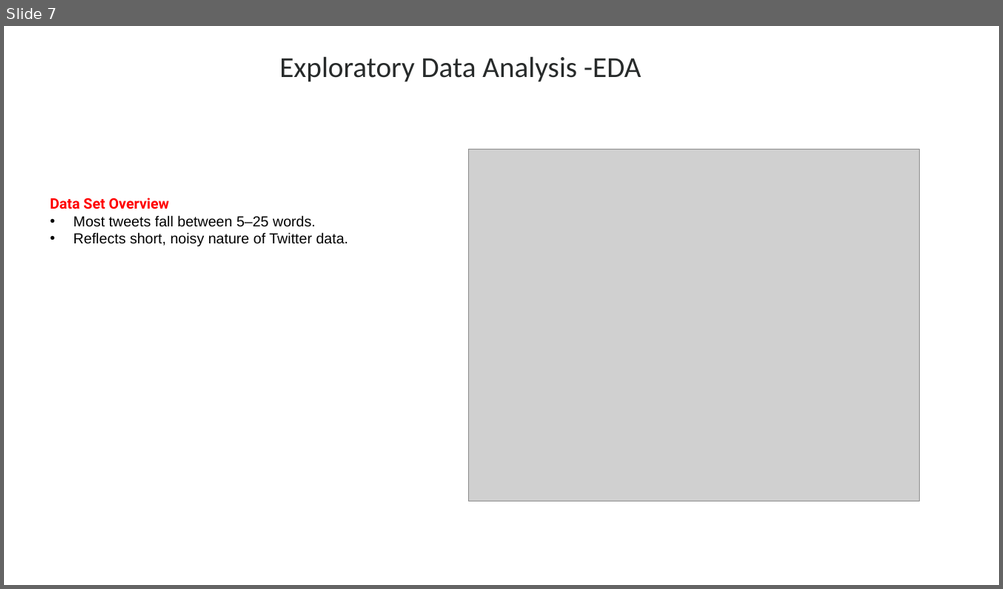
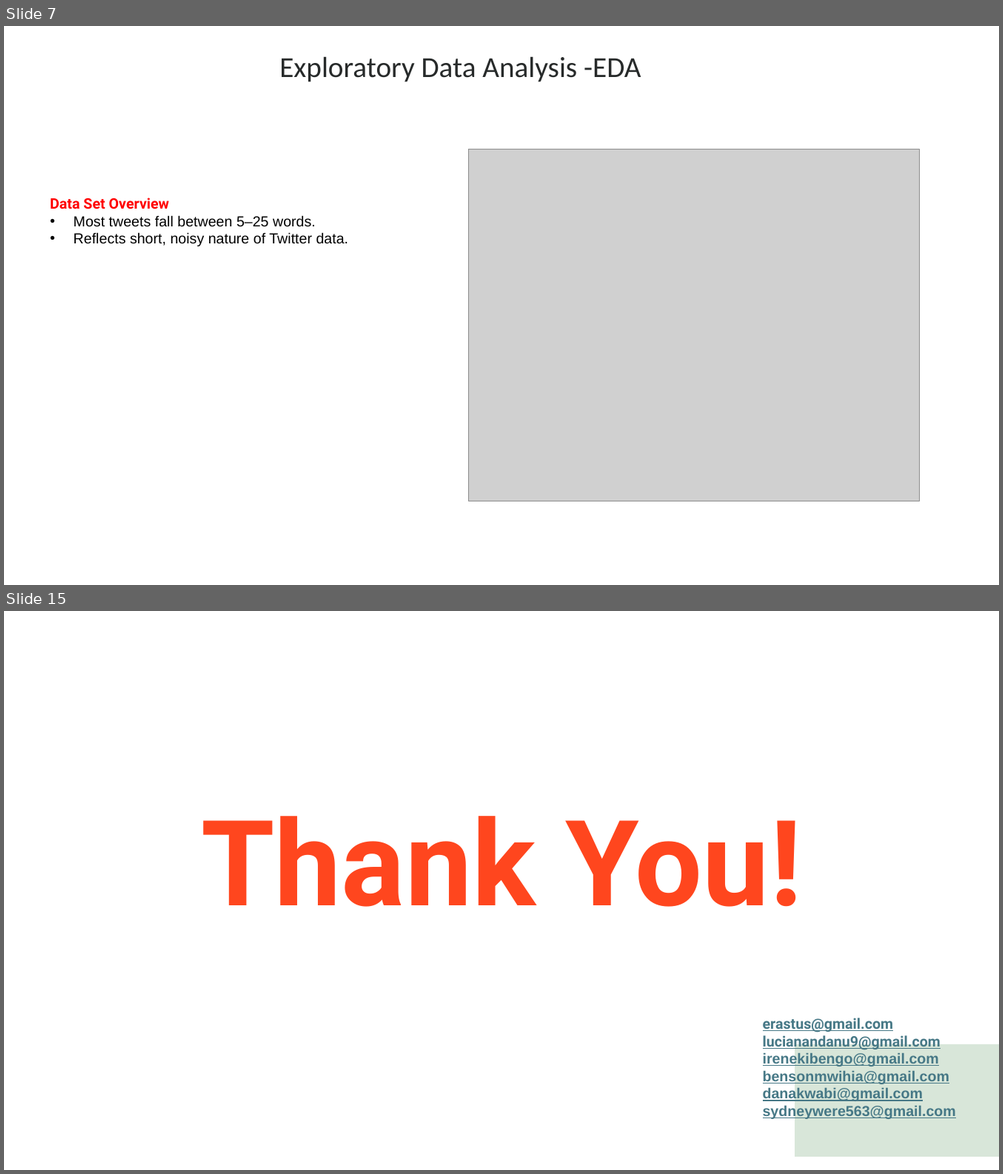
Before and after one commit to KaiFa254/Group_3_NLP_Project_Phase4, a slide deck: presentations/Sentiment_Analysis_of_Tweets_Directed_at_Appl_Google_Products.pptx. Shown one above the other, each under a label of ours: slide 7 before the commit, slides 7 and 15 after it; the slides between them are not shown. The pictures are 1003x589 and 1003x1174 pixels, drawn with LibreOffice and Linux fonts; fonts in the diff are those of the drawing; grey boxes stand for pictures; background and template pictures are left out. Boxes give left, top, right and bottom in pixels: in the first picture for what was removed or moved away, otherwise in the second. Text is boxed around its words. In the diff, an @@ line names an element or a change of style, - is before the commit and + after.

```diff
--- a/presentations/Sentiment_Analysis_of_Tweets_Directed_at_Appl_Google_Products.pptx
+++ b/presentations/Sentiment_Analysis_of_Tweets_Directed_at_Appl_Google_Products.pptx
@@ slide 15 added at (x1=4, y1=611, x2=999, y2=1170), background picture (left out) @@
@@ text added at (x1=201, y1=816, x2=801, y2=907), 115 pt, text #FF461E, bold @@
+Thank You!
@@ text added at (x1=762, y1=1018, x2=956, y2=1119), 14 pt, text #467886, bold, underline @@
+erastus@gmail.com lucianandanu9@gmail.com
+irenekibengo@gmail.com
+bensonmwihia@gmail.com
+danakwabi@gmail.com
+sydneywere563@gmail.com
@@ rectangle added at (x1=795, y1=1045, x2=999, y2=1157), fill #D8E6D9 @@
```
Also in this commit, not shown: 7 slides changed, 2 other slides added, 2 slides removed.
